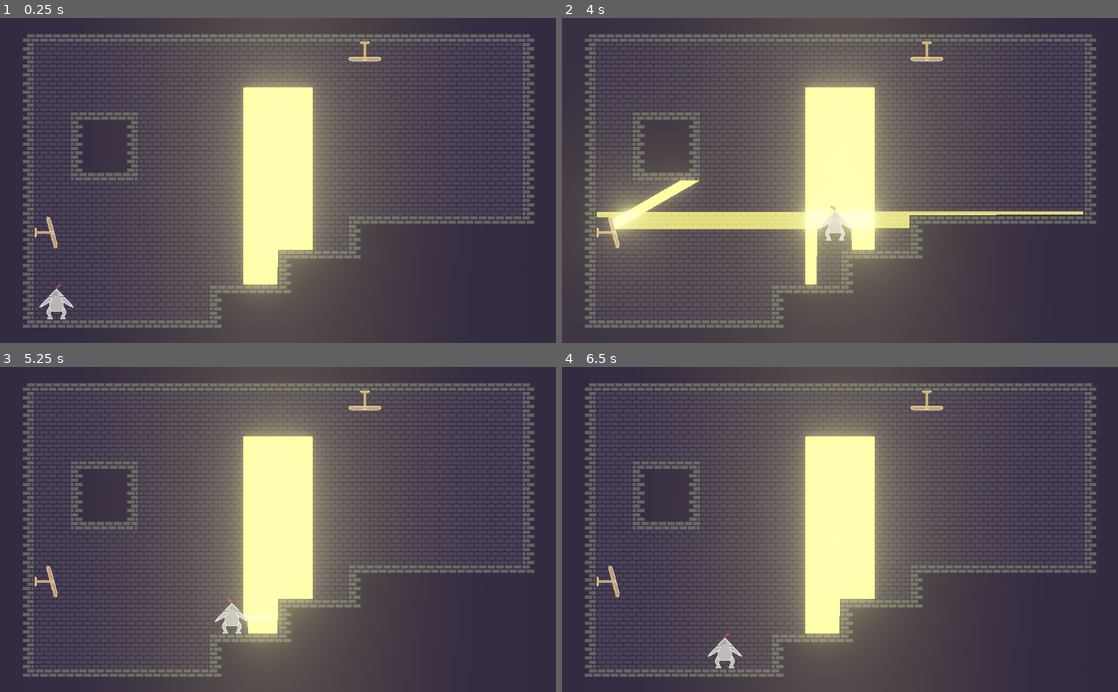
Above: before the commit, frames 1-4 (two rows, left to right).
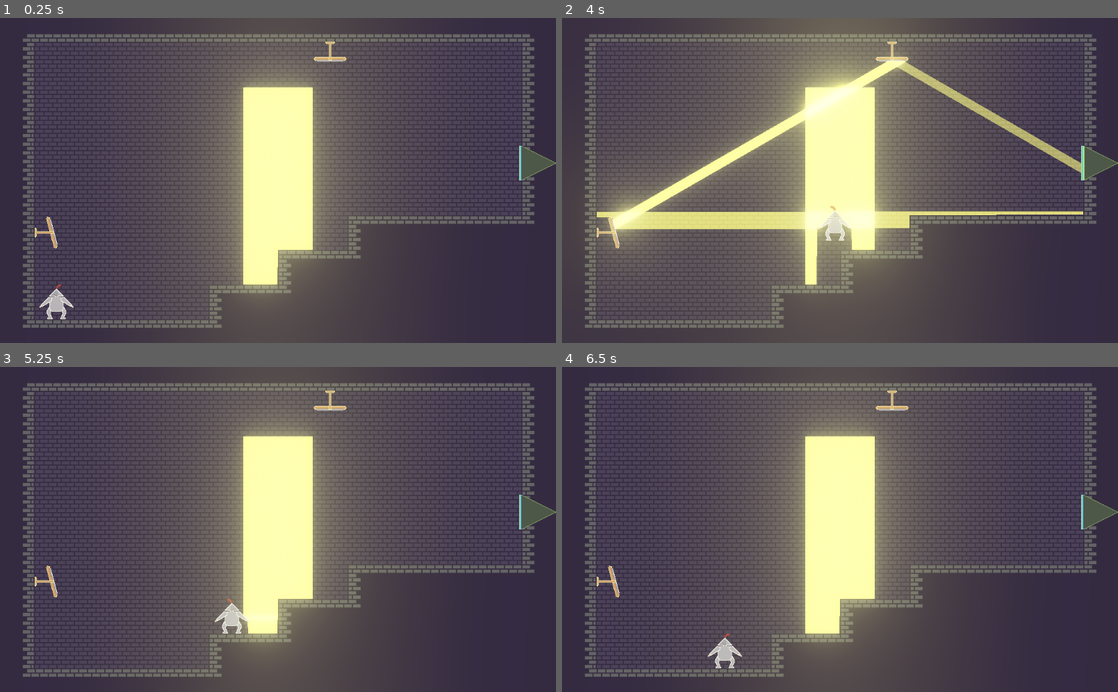
Above: after the commit, the same moments.

Repository: marc-jones/game-off-2022
Game: Godot game, scene res://nodes/PlayState.tscn
Same seed, same stepped clock (60 frames per second), same inputs: the game is played once before the commit and once after it.
Inputs:
- Up to frame 1 (0.25 s): no input
- Up to frame 2 (4 s): tap Enter at 0.5 s; hold Right (move_right) 0.53-2.03 s; tap Space (jump) at 0.77, 1.52, 3.02, 3.77 s; hold Left (move_left) 2.03-2.78 s; hold Right (move_right) from 2.78 s (still down)
- Up to frame 3 (5.25 s): release Right (move_right) at 4.28 s; hold Left (move_left) 4.28-5.03 s; tap Space (jump) at 4.52 s; hold Right (move_right) from 5.03 s (still down)
- Up to frame 4 (6.5 s): tap Space (jump) at 5.75, 6.02 s; release Right (move_right) at 5.78 s; hold Left (move_left) from 5.78 s (still down)

The runs differ from the first frame. In frame 1, 1.3% of the frame differs, in the area x 12-100%, y 7-50%; in frame 2, 6.9%, in the area x 12-100%, y 7-52%; in frame 3, 1.3%; in frame 4, 1.3%.

Commit message:
Added light switch

Diff:
--- /dev/null
+++ b/nodes/LightSwitch.tscn
@@ -0,0 +1,49 @@
+[gd_scene load_steps=8 format=2]
+
+[ext_resource path="res://assets/light_switch/fill.png" type="Texture" id=1]
+[ext_resource path="res://scripts/LightSwitch.gd" type="Script" id=2]
+[ext_resource path="res://assets/light_switch/base.png" type="Texture" id=3]
+[ext_resource path="res://scripts/LightSwitchGlass.gd" type="Script" id=4]
+
+[sub_resource type="Shader" id=24]
+code = "shader_type canvas_item;
+
+uniform float t : hint_range(0.0, 1.0);
+
+void fragment()
+{
+	vec4 col = texture(TEXTURE, UV);
+
+	if (UV.x > t) {
+		col.a = 0.0
+	}
+	COLOR = col;
+}
+"
+
+[sub_resource type="ShaderMaterial" id=25]
+shader = SubResource( 24 )
+shader_param/t = 0.0
+
+[sub_resource type="RectangleShape2D" id=26]
+extents = Vector2( 2, 32 )
+
+[node name="LightSwitch" type="Node2D"]
+script = ExtResource( 2 )
+
+[node name="Base" type="Sprite" parent="."]
+texture = ExtResource( 3 )
+
+[node name="Fill" type="Sprite" parent="."]
+modulate = Color( 1, 1.5, 1, 1 )
+material = SubResource( 25 )
+position = Vector2( 31, 0 )
+texture = ExtResource( 1 )
+
+[node name="Area2D" type="Area2D" parent="."]
+collision_layer = 2
+collision_mask = 2
+script = ExtResource( 4 )
+
+[node name="CollisionShape2D" type="CollisionShape2D" parent="Area2D"]
+shape = SubResource( 26 )
--- a/nodes/PlayState.tscn
+++ b/nodes/PlayState.tscn
@@ -1,7 +1,8 @@
-[gd_scene load_steps=30 format=2]
+[gd_scene load_steps=31 format=2]
 
 [ext_resource path="res://nodes/Player.tscn" type="PackedScene" id=1]
 [ext_resource path="res://scripts/LightManager.gd" type="Script" id=2]
+[ext_resource path="res://nodes/LightSwitch.tscn" type="PackedScene" id=3]
 [ext_resource path="res://assets/tiles/tileset.png" type="Texture" id=4]
 [ext_resource path="res://assets/tiles/brick.png" type="Texture" id=5]
 [ext_resource path="res://nodes/Mirror.tscn" type="PackedScene" id=6]
@@ -265,7 +266,7 @@
 collision_layer = 3
 collision_mask = 3
 format = 1
-tile_data = PoolIntArray( -1, 2, 1, -65536, 2, 2, -65535, 2, …(1011 unchanged characters)… 196608, 2, 65539, 196609, 0, 0, 196610, 2, 1, 196611, 2, 3, 196612, 0, 0, 196613, 0, 0, 196614, 0, 0, 196615, 0, 0, 196616, 0, 0, 196617, 0, 0, 196618, 0, 0, 196619, 0, 0, 196620, 0, 0, 196621, 0, 0, 196622, 0, 0, 196623, 2, 65537, 196624, 2, 65539, 327679, 2, 65537, 262144, 2, 65539, 262145, 0, 0, 262146, 2, 131073, 262147, 2, 131075, 262148, 0, 0, 262149, 0, 0, 262150, 0, …(1903 unchanged characters)…
+tile_data = PoolIntArray( -1, 2, 1, -65536, 2, 2, -65535, 2, …(1011 unchanged characters)… 196608, 2, 65539, 196609, 0, 0, 196610, 0, 0, 196611, 0, 0, 196612, 0, 0, 196613, 0, 0, 196614, 0, 0, 196615, 0, 0, 196616, 0, 0, 196617, 0, 0, 196618, 0, 0, 196619, 0, 0, 196620, 0, 0, 196621, 0, 0, 196622, 0, 0, 196623, 2, 65537, 196624, 2, 65539, 327679, 2, 65537, 262144, 2, 65539, 262145, 0, 0, 262146, 0, 0, 262147, 0, 0, 262148, 0, 0, 262149, 0, 0, 262150, 0, …(1903 unchanged characters)…
 
 [node name="LightManager" type="Node2D" parent="."]
 modulate = Color( 1.3, 1.3, 1, 1 )
@@ -286,7 +287,7 @@
 environment = SubResource( 2 )
 
 [node name="Mirror" parent="." instance=ExtResource( 6 )]
-position = Vector2( 672, 76 )
+position = Vector2( 608, 76 )
 rotation = -1.57079
 
 [node name="Mirror2" parent="." instance=ExtResource( 6 )]
@@ -297,4 +298,7 @@
 position = Vector2( 0, -20 )
 tile_set = SubResource( 23 )
 format = 1
-tile_data = PoolIntArray( 65546, 1610612736, 0, 393217, -1610612736, 0 )
+tile_data = PoolIntArray( 65545, 1610612736, 0, 393217, -1610612736, 0 )
+
+[node name="LightSwitch" parent="." instance=ExtResource( 3 )]
+position = Vector2( 960, 268 )
--- a/scripts/LightRay.gd
+++ b/scripts/LightRay.gd
@@ -32,6 +32,8 @@
 					self,
 					get_collider()
 				)
+		elif is_colliding() and "light_detector" in get_collider():
+			get_collider().detect_light(delta)
 		else:
 			if is_instance_valid(child_ray):
 				child_ray.kill()
--- /dev/null
+++ b/scripts/LightSwitch.gd
@@ -0,0 +1,24 @@
+extends Node2D
+
+const FILL_SPEED = 50.0
+const FILL_DECAY = 20.0
+
+var total = 0.0
+var previous_total = 0.0
+
+func _ready():
+	pass # Replace with function body.
+
+func detect_light(delta):
+	total = clamp(total + delta, 0.0, FILL_SPEED)
+	update_fill()
+
+func update_fill():
+	$Fill.get_material().set_shader_param("t", total / FILL_SPEED)
+
+func _process(delta):
+	if total == previous_total:
+		if total < FILL_SPEED:
+			total = clamp(total - delta * FILL_DECAY, 0.0, FILL_SPEED)
+			update_fill()
+	previous_total = total
--- /dev/null
+++ b/scripts/LightSwitchGlass.gd
@@ -0,0 +1,9 @@
+extends Area2D
+
+const light_detector = true
+
+func _ready():
+	pass # Replace with function body.
+
+func detect_light(delta):
+	get_parent().detect_light(delta)
Binary file added: assets/light_switch/base.png
Not shown, added: assets/light_switch/base.png.import
Binary file added: assets/light_switch/fill.png
Not shown, added: assets/light_switch/fill.png.import
